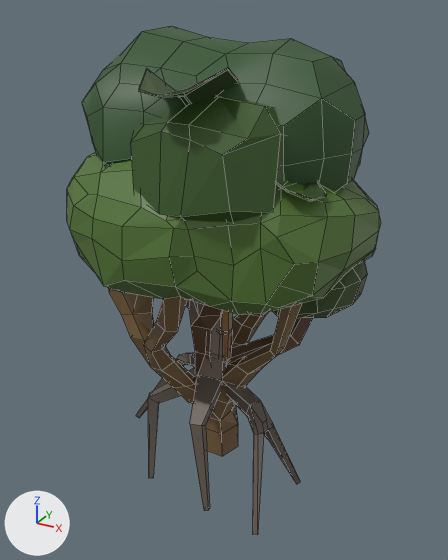
The Blender file SourceAssets/Trees/BigTrees/BigTrees.blend: old version first, new version second.
One viewpoint serves both versions: a camera (50 mm lens) standing at (2.04, -3.63, 3.27) and looking at (0.01, 0.06, 1.42). Every picture has the same lights, and +X, +Y and +Z are marked at lower left. The older version comes first. Mesh edges are drawn as thin lines.

In view in the first picture: 'ArecaPalm', 'KuaTree', 'LargeLeafedOrangeMangrove', 'TreeThreeColours'.
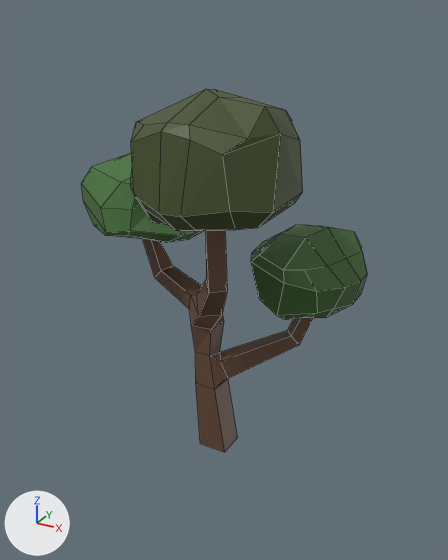
Boxes [x1, y1, x2, y2] around the edits, measured in the pictures (448 x 560 px):
'KuaTree', hidden (green)
    before: [67, 152, 381, 456]
'LargeLeafedOrangeMangrove', hidden (green)
    before: [82, 26, 369, 535]
'ArecaPalm', hidden (mostly hidden)
    before: [139, 68, 327, 364]

What the commit changed:
me_circle is used by ob_arecapalm; location (0.0, 0.0, 0.0).
me_circle had 204 vertices, 202 faces and spanned x -0.89..0.91, y -0.97..0.84, z 0.0..2.97.
me_circle now has 204 vertices, 202 faces and spans x -1.03..0.94, y -1.07..0.93, z -0.04..2.99.
me_circle part 1: 204 of 204 vertices moved; they spanned x -0.89..0.91, y -0.97..0.84, z 0.0..2.97 and now span x -1.03..0.94, y -1.07..0.93, z -0.04..2.99; mean shift (-0.01, 0.01, -0.01).
Object 'KuaTree' (ob_kuatree) is now hidden.
Object 'ArecaPalm' (ob_arecapalm) is now hidden.
Object 'LargeLeafedOrangeMangrove' (ob_largeleafedorangemangrove) is now hidden.
